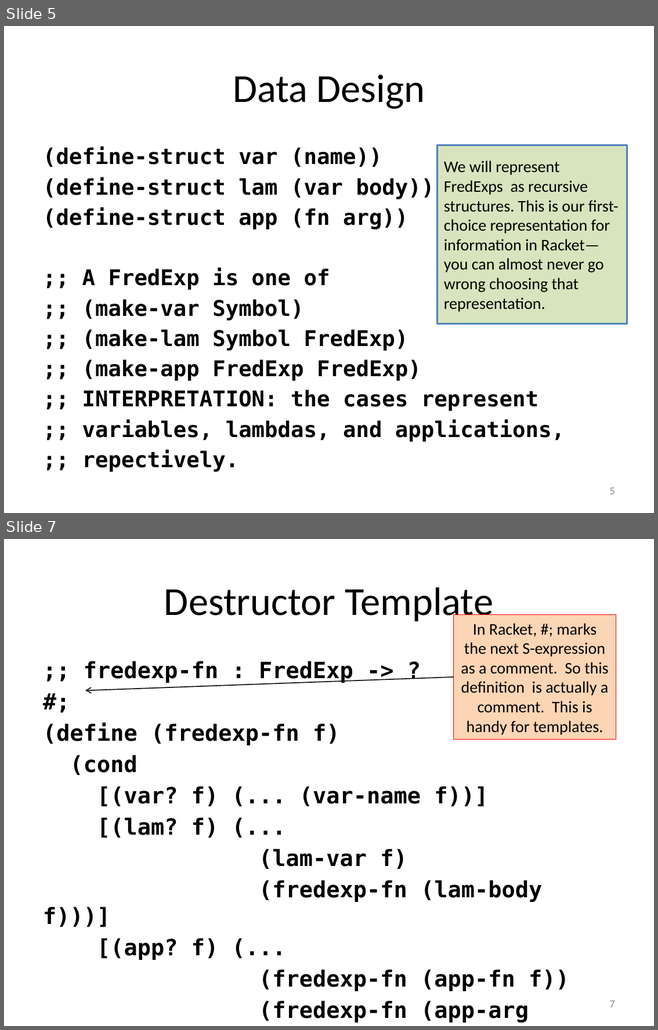
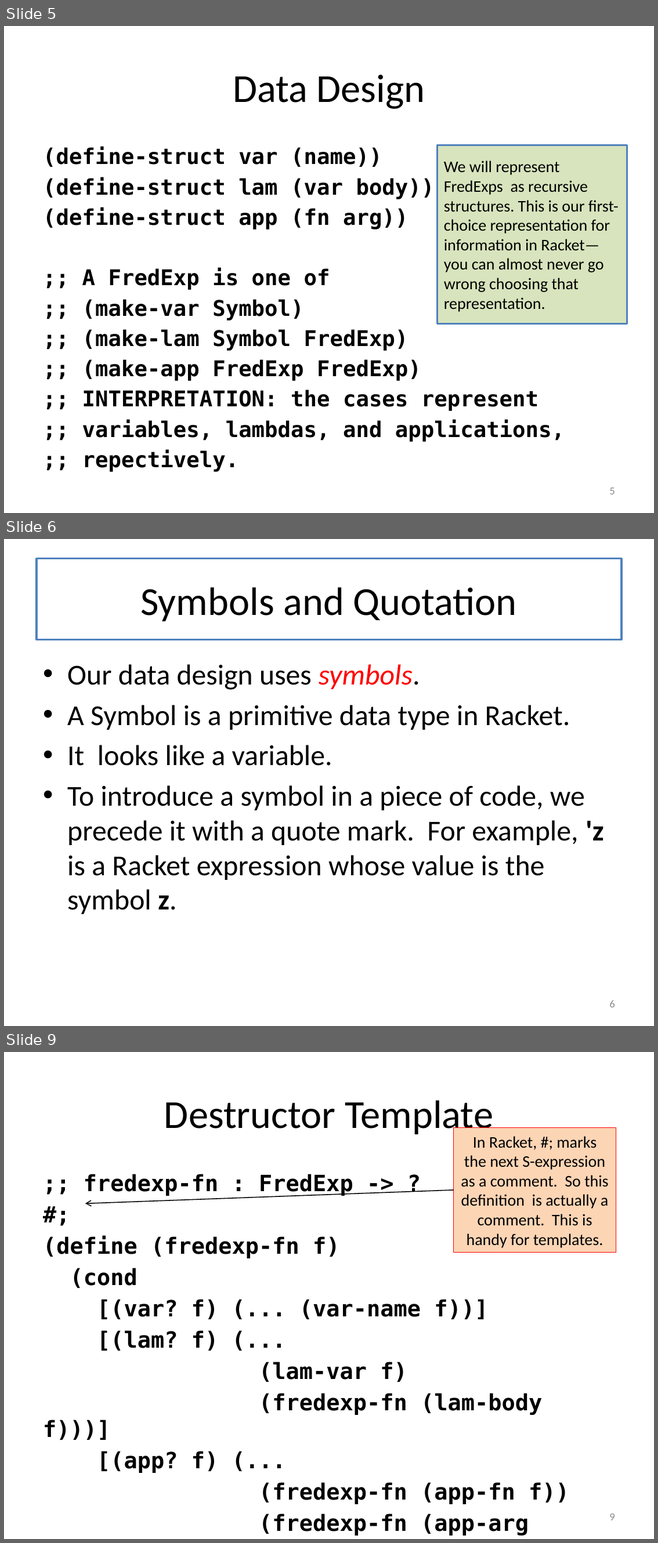
Before and after one commit to mwand/cs5010f16, a slide deck: Slides/Lesson 7.3 Case Study-- Free Variables.pptx. Shown one above the other, each under a label of ours: slides 5 and 7 before the commit, slides 5, 6 and 9 after it; the slides between them are not shown. The pictures are 658x1030 and 658x1543 pixels, drawn with LibreOffice and Linux fonts; fonts in the diff are those of the drawing. Boxes give left, top, right and bottom in pixels: in the first picture for what was removed or moved away, otherwise in the second. Text is boxed around its words. In the diff, an @@ line names an element or a change of style, - is before the commit and + after.

```diff
--- a/Slides/Lesson 7.3 Case Study-- Free Variables.pptx
+++ b/Slides/Lesson 7.3 Case Study-- Free Variables.pptx
@@ slide 6 added at (4, 539, 654, 1026), background #FFFFFF @@
@@ title added at (36, 559, 621, 640), fill #FFFFFF, outline #4F81BD 2.25 pt, 44 pt, text #000000 @@
+Symbols and Quotation
@@ text added at (67, 664, 603, 914), 32 pt, text #000000 @@
+• Our data design uses symbols.
+• A Symbol is a primitive data type in Racket.
+• It looks like a variable.
+• To introduce a symbol in a piece of code, we precede it with a quote mark. For example, 'z is a Racket expression whose value is the symbol z.
@@ page number added at (609, 1000, 614, 1008), 12 pt, text #8C8C8C @@
+6
@@ what was slide 7 is now slide 9 @@
@@ page number at (609, 1514, 614, 1521): text changed @@
-7
+9
```
Also in this commit, not shown: 1 slide changed, 1 other slide added, 1 other file.
